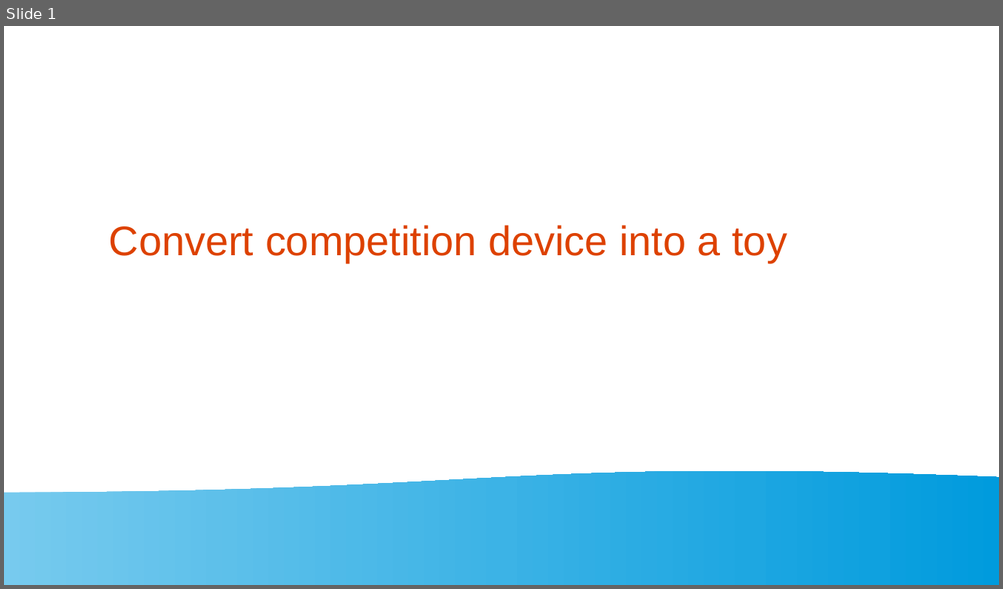
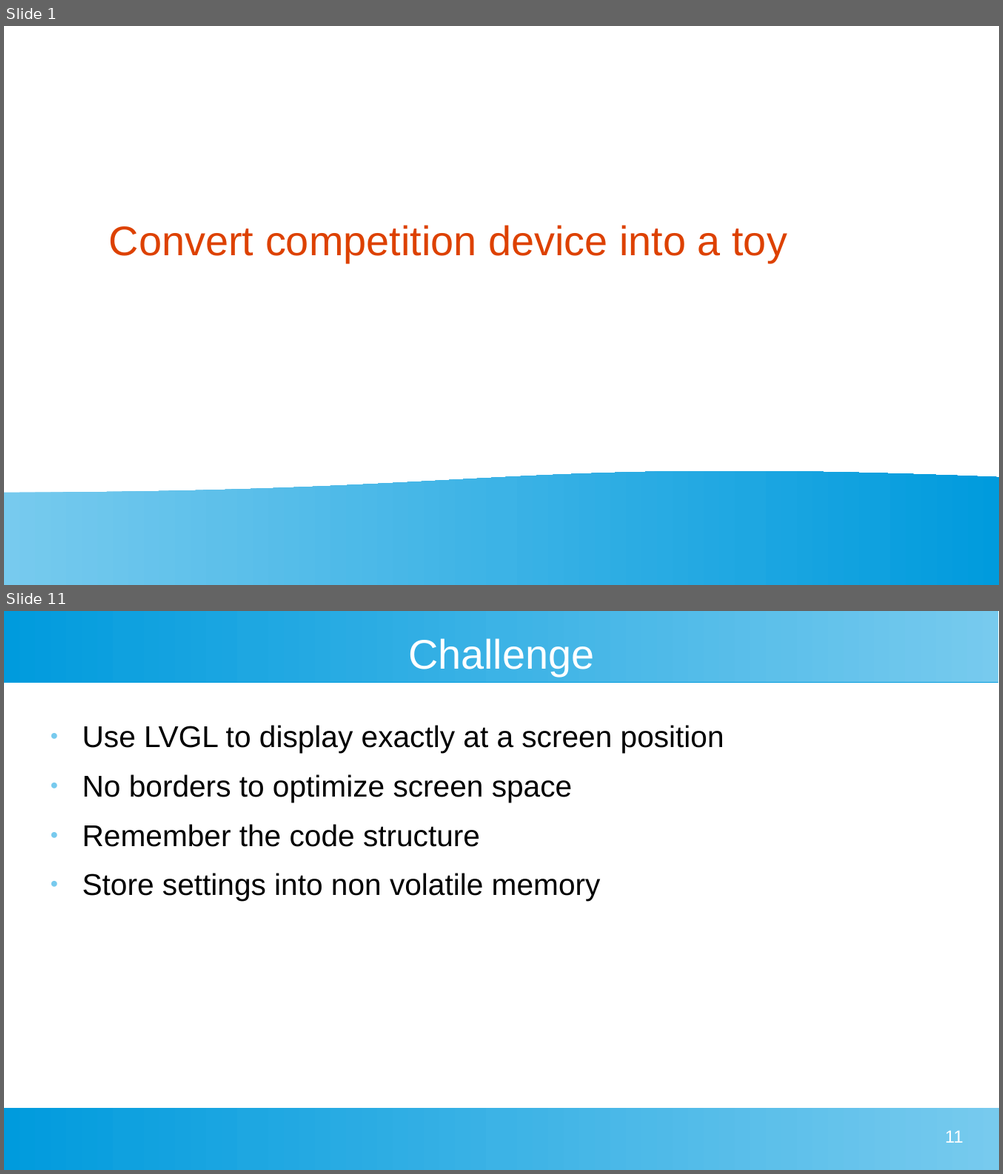
Before and after one commit to jingl3s/nsec-badge-display-other, a slide deck: medias/presentation.odp. Shown one above the other, each under a label of ours: slide 1 before the commit, slides 1 and 11 after it; the slides between them are not shown. The pictures are 1003x589 and 1003x1174 pixels, drawn with LibreOffice and Linux fonts; fonts in the diff are those of the drawing. Boxes give left, top, right and bottom in pixels: in the first picture for what was removed or moved away, otherwise in the second. Text is boxed around its words. In the diff, an @@ line names an element or a change of style, - is before the commit and + after.

```diff
--- a/medias/presentation.odp
+++ b/medias/presentation.odp
@@ slide 11 added at (4,611,999,1170), background #FFFFFF @@
@@ rectangle added at (4,611,999,682), fill gradient #77CAEE to #75C9EE to #73C9ED to #71C8ED to #6FC7ED to #6EC6ED @@
@@ title added at (408,638,595,676), 33 pt, text #FFFFFF @@
+Challenge
@@ text added at (82,725,724,901), 24 pt, text #000000 @@
+● Use LVGL to display exactly at a screen position
+● No borders to optimize screen space
+● Remember the code structure
+● Store settings into non volatile memory
@@ rectangle added at (4,1108,999,1170), fill gradient #77CAEE to #75C9EE to #73C9ED to #71C8ED to #6FC7ED to #6EC6ED @@
@@ page number added at (945,1130,963,1143), 14 pt, text #FFFFFF @@
+11
```
Also in this commit, not shown: 4 slides changed, 8 other slides added, 4 other files.
